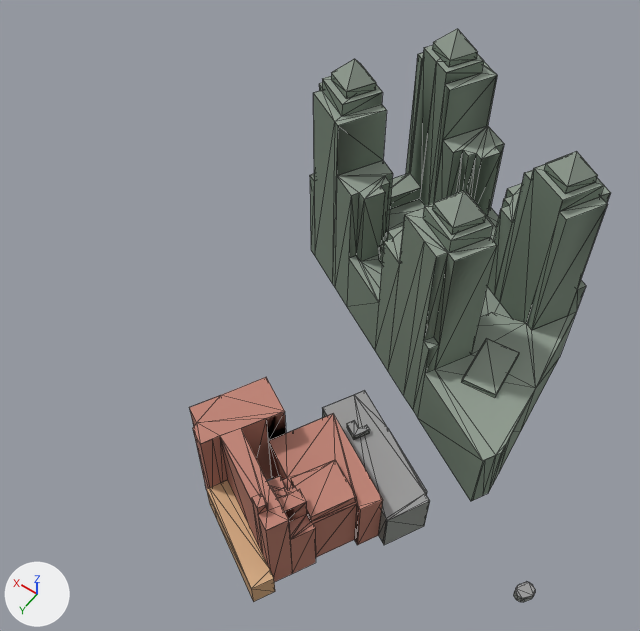
An edit to the glTF model public/models/washington-city/tile-3_-3.glb, drawn before and after from the same camera.
One viewpoint serves both versions: a 50 mm lens placed at (599.0, 628.0, 286.0), pointed at (704.0, 480.0, 54.0). Arrows for +X, +Y and +Z are at lower left; the lights stay in place. The picture after the commit comes second. Mesh edges are drawn as thin lines. Where no turn or scale is listed for an object, it has been applied to the vertices. Vertices at exactly the same position are counted once.

Script lines for the objects in view, before the commit:
```python
me_mesh_1 = bpy.data.meshes.new('Mesh_1')
me_mesh_1.from_pydata(...)  # 495 vertices, 504 faces; spans x -73.0..73.0, y -94.0..94.0, z -46.0..46.0
me_mesh_1.materials.append(mat_city_ground)
me_mesh_2 = bpy.data.meshes.new('Mesh_2')
me_mesh_2.from_pydata(...)  # 392 vertices, 302 faces; spans x -73.0..73.0, y -94.0..94.0, z -48.0..48.0
me_mesh_2.materials.append(mat_city_ground)
ob_roof = bpy.data.objects.new('roof', me_mesh_2)
ob_roof.location = (676.8, 462.2, 57.8)
ob_wall = bpy.data.objects.new('wall', me_mesh_1)
ob_wall.location = (676.8, 462.2, 51.9)
```
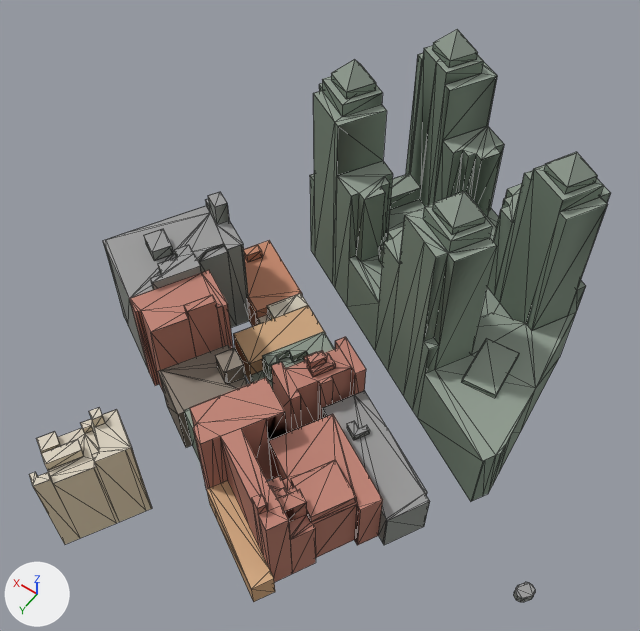
Where the newer file only moved an object's origin or applied its transform, the numbers keep the older frame.

Pixel boxes [x1, y1, x2, y2] of what changed, in the pictures (640 x 631 px):
'wall', reshaped (37% wider)
    before: [190, 43, 611, 602]
    after: [33, 43, 611, 602]
'roof', reshaped (38% wider)
    before: [189, 29, 611, 598]
    after: [29, 29, 610, 599]
part 1 of me_mesh_1, built on (mostly hidden before)
    before: [304, 425, 383, 545]
    after: [33, 197, 366, 544]
part 2 of me_mesh_2, added
    after: [89, 408, 102, 420]
part 3 of me_mesh_2, added
    after: [29, 192, 366, 486]

Diff of the bpy script that builds the scene:
```diff
--- a/public/models/washington-city/tile-3_-3.glb.py
+++ b/public/models/washington-city/tile-3_-3.glb.py
@@ me_mesh_1 @@
 # used by ob_wall; location = (676.8, 462.2, 51.9)
-me_mesh_1.from_pydata(...)  # 495 vertices, 504 faces; spans x -73.0..73.0, y -94.0..94.0, z -46.0..46.0
+me_mesh_1.from_pydata(...)  # 887 vertices, 900 faces; spans x -73.0..113.0, y -94.0..115.0, z -48.0..46.0
+# me_mesh_1 part 1: 4 vertices removed from x -21.0..16.0, y 36.0..52.0, z -46.0; 396 vertices added at x 9.0..113.0, y -23.0..115.0, z -48.0..7.0
 me_mesh_1.materials.append(mat_city_ground)
@@ me_mesh_2 @@
 # used by ob_roof; location = (676.8, 462.2, 57.8)
-me_mesh_2.from_pydata(...)  # 392 vertices, 302 faces; spans x -73.0..73.0, y -94.0..94.0, z -48.0..48.0
+me_mesh_2.from_pydata(...)  # 670 vertices, 512 faces; spans x -73.0..113.0, y -94.0..115.0, z -48.0..48.0
+# me_mesh_2 part 2: the loose piece of 4 vertices spanning x 1.0..6.0, y 79.0..83.0, z -8.0 is copied, and the copy is moved by (59.0, 6.0, 1.0); it spans x 61.0..65.0, y 85.0..90.0, z -7.0
+# me_mesh_2 part 3: 259 vertices added at x 9.0..113.0, y -23.0..115.0, z -45.0..1.0
+# other edits to the shape of me_mesh_2 do not show in these pictures
 me_mesh_2.materials.append(mat_city_ground)
```
